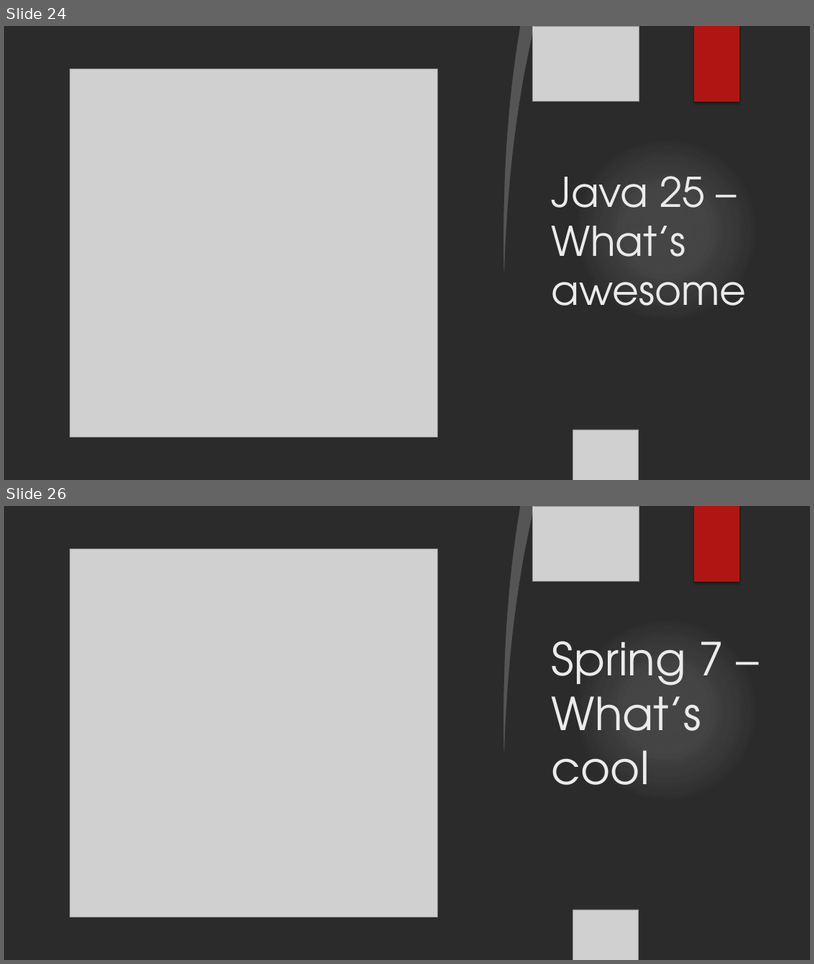
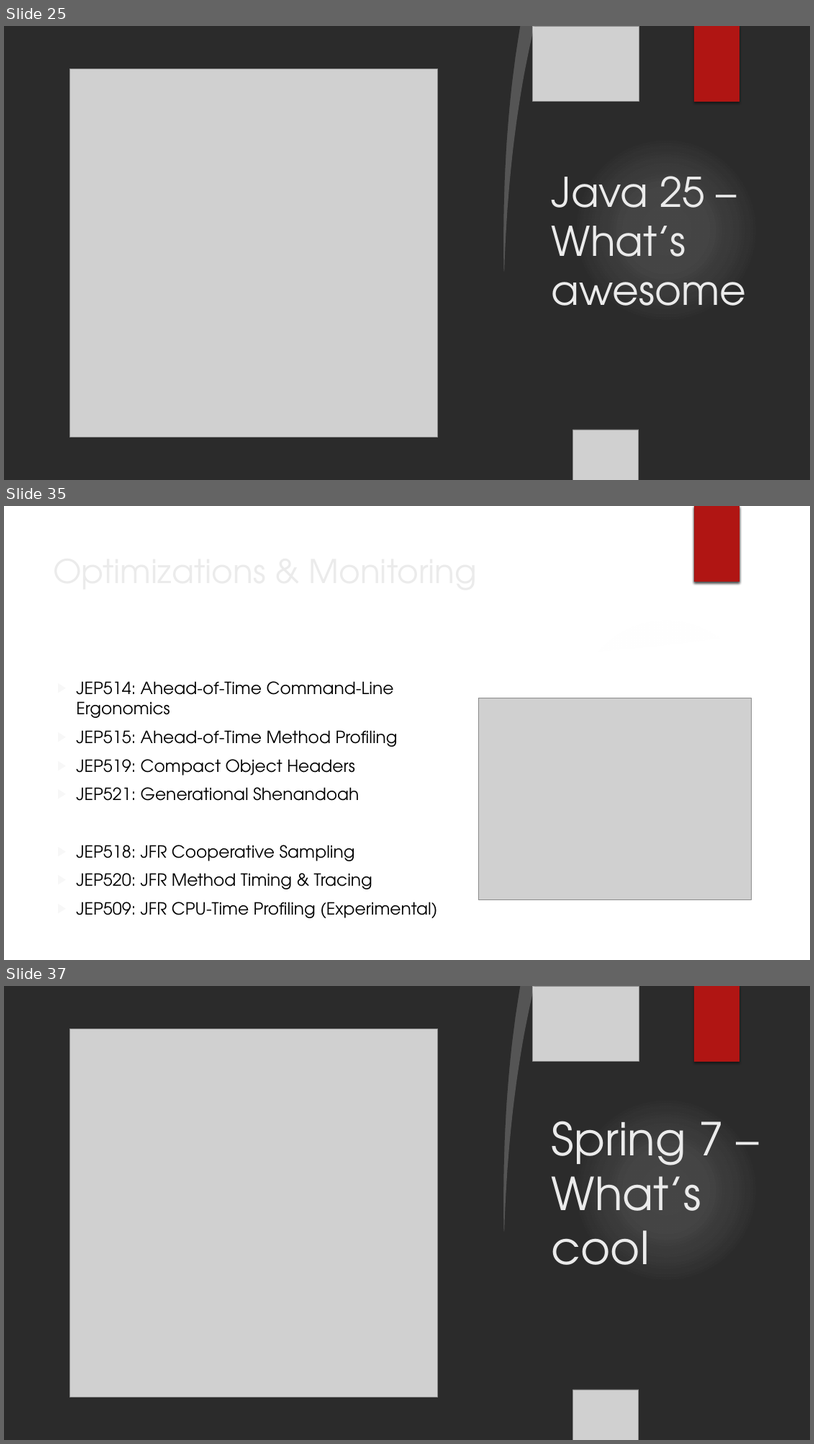
Before and after one commit to iuliana/jdk25-parent-project, a slide deck: maven4-java25-presentation.pptx. Shown one above the other, each under a label of ours: slides 24 and 26 before the commit, slides 25, 35 and 37 after it; the slides between them are not shown. The pictures are 814x964 and 814x1444 pixels, drawn with LibreOffice and Linux fonts; fonts in the diff are those of the drawing; grey boxes stand for pictures; background and template pictures are left out; a plain dark background stands for a picture behind light text. Boxes give left, top, right and bottom in pixels: in the first picture for what was removed or moved away, otherwise in the second. Text is boxed around its words. In the diff, an @@ line names an element or a change of style, - is before the commit and + after.

```diff
--- a/maven4-java25-presentation.pptx
+++ b/maven4-java25-presentation.pptx
@@ slide 35 added at bbox=[4, 506, 810, 960], background picture (left out); not listed: 1 template element that a slide beside it also shows @@
@@ rectangle added at bbox=[694, 506, 740, 582], fill #B01513 @@
@@ rectangle added at bbox=[695, 506, 741, 582], fill #B01513 @@
@@ title added at bbox=[47, 548, 659, 615], 39 pt, text #EBEBEB @@
+Optimizations & Monitoring
@@ freeform shape added at bbox=[581, 602, 810, 657], fill #FFFFFF at 20% opacity @@
@@ freeform shape added at bbox=[4, 623, 810, 960], fill #FFFFFF @@
@@ text added at bbox=[76, 681, 437, 918], 20 pt, text #000000 @@
+  ▶ JEP514: Ahead-of-Time Command-Line Ergonomics
+  ▶ JEP515: Ahead-of-Time Method Profiling
+  ▶ JEP519: Compact Object Headers
+  ▶ JEP521: Generational Shenandoah
+  ▶ JEP518: JFR Cooperative Sampling
+  ▶ JEP520: JFR Method Timing & Tracing
+  ▶ JEP509: JFR CPU-Time Profiling (Experimental)
@@ picture added at bbox=[479, 698, 751, 900] @@
@@ what was slide 24 is now slide 25 @@
@@ what was slide 26 is now slide 37 @@
```
Also in this commit, not shown: 4 slides changed, 10 other slides added, 11 other files.
